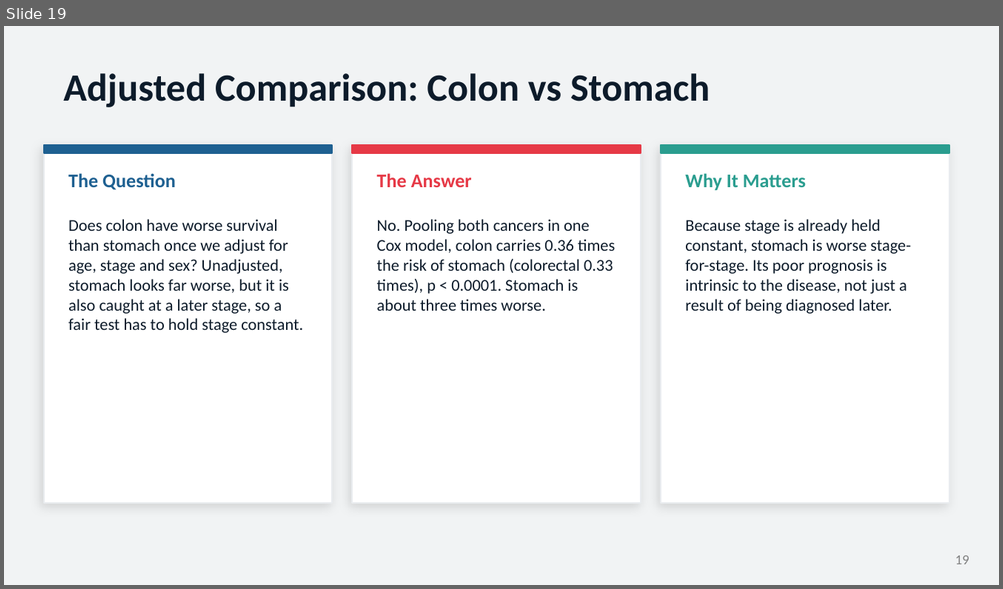
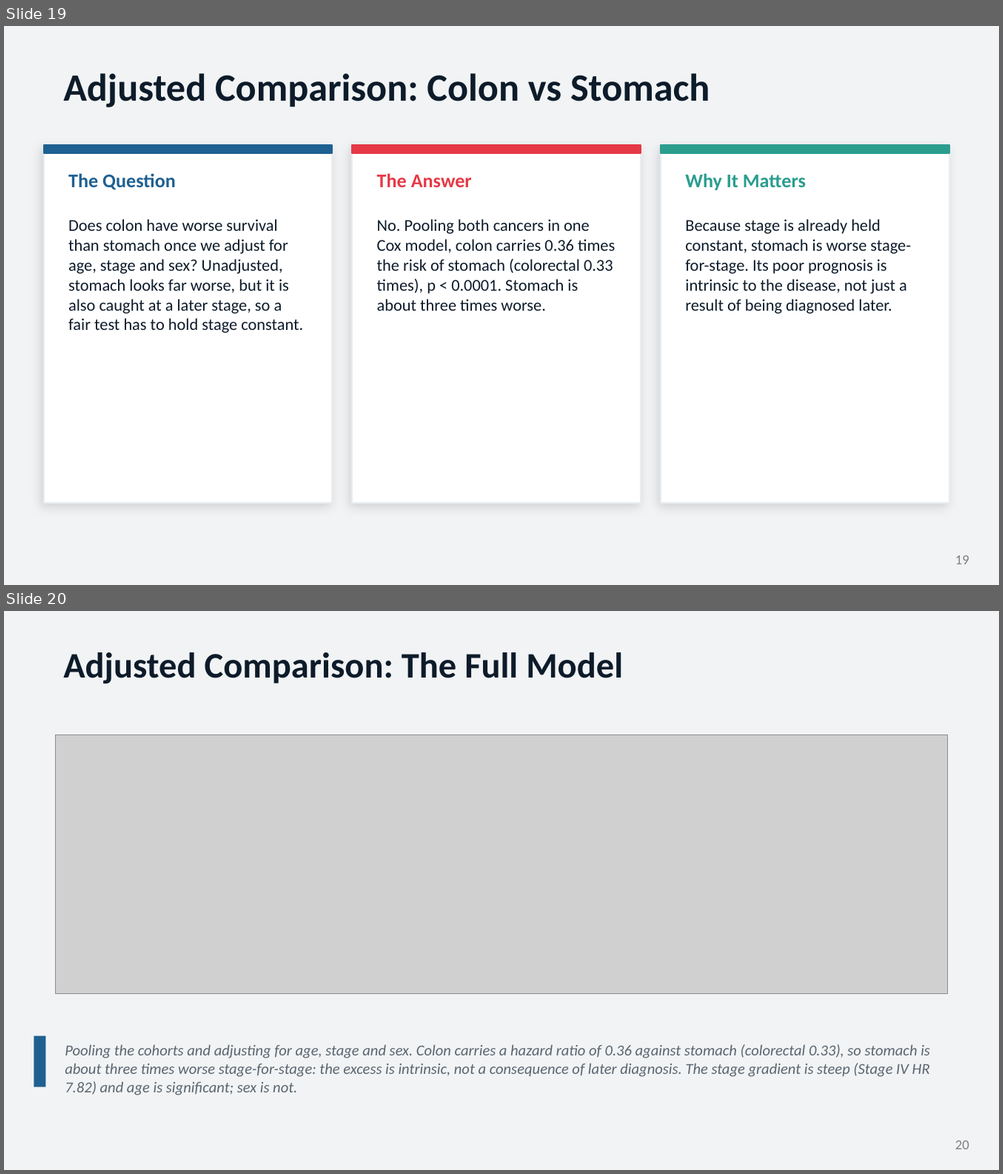
Before and after one commit to Anmol-singh57/survival-analysis-gi-cancers, a slide deck: report/Survival_Analysis_of_Colorectal_V2.pptx. Shown one above the other, each under a label of ours: slide 19 before the commit, slides 19 and 20 after it. The pictures are 1003x589 and 1003x1174 pixels, drawn with LibreOffice and Linux fonts; fonts in the diff are those of the drawing; grey boxes stand for pictures. Boxes give left, top, right and bottom in pixels: in the first picture for what was removed or moved away, otherwise in the second. Text is boxed around its words. In the diff, an @@ line names an element or a change of style, - is before the commit and + after.

```diff
--- a/report/Survival_Analysis_of_Colorectal_V2.pptx
+++ b/report/Survival_Analysis_of_Colorectal_V2.pptx
@@ slide 20 added at (4,611,999,1170), background #F1F3F4 @@
@@ text added at (63,652,623,684), 26 pt, text #0D1B2A, bold @@
+Adjusted Comparison: The Full Model
@@ picture added at (56,735,948,995) @@
@@ rectangle added at (34,1037,45,1088), fill #1E6091 @@
@@ text added at (65,1045,930,1096), 11 pt, text #5A6570, italic @@
+Pooling the cohorts and adjusting for age, stage and sex. Colon carries a hazard ratio of 0.36 against stomach (colorectal 0.33), so stomach is about three times worse stage-for-stage: the excess is intrinsic, not a consequence of later diagnosis. The stage gradient is steep (Stage IV HR 7.82) and age is significant; sex is not.
@@ text added at (955,1141,969,1150), 10 pt, text #808080 @@
+20
```
Also in this commit, not shown: 5 slides changed, 2 other slides added, 13 other files.
